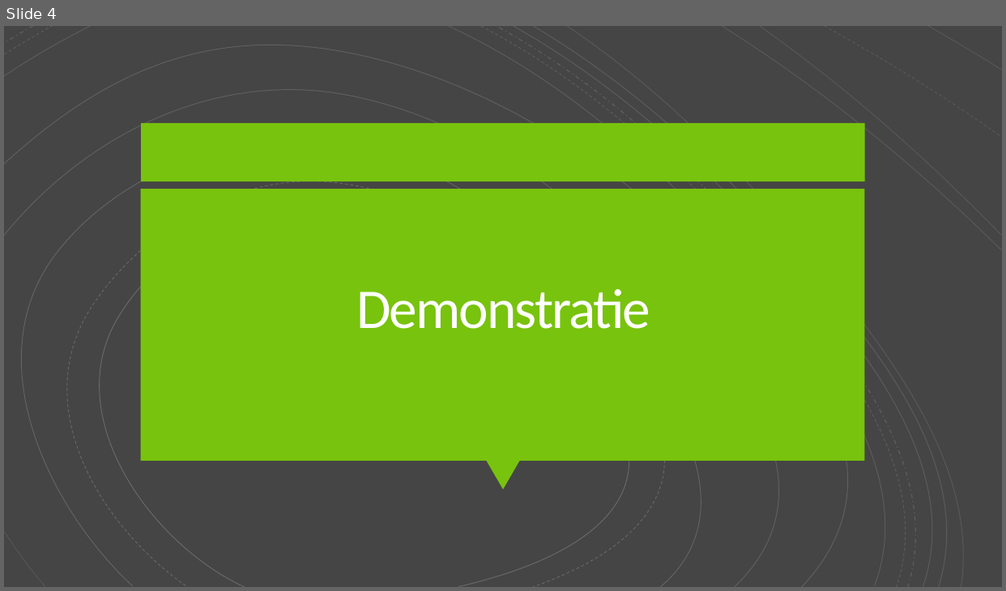
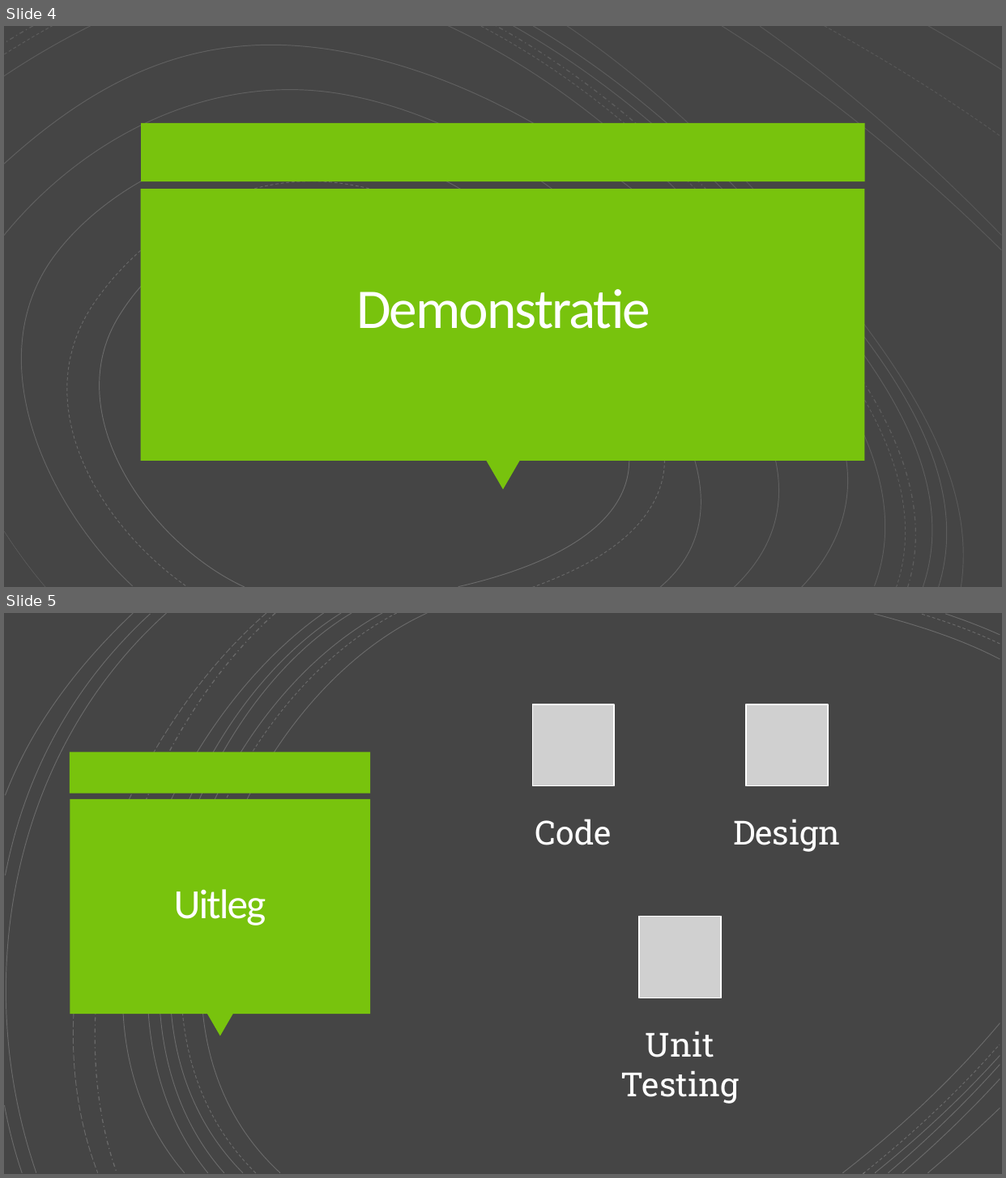
Before and after one commit to JarneEveraerts/ProjectWerk, a slide deck: Documentatie/Groepsproject AllPhi.pptx. Shown one above the other, each under a label of ours: slide 4 before the commit, slides 4 and 5 after it. The pictures are 1006x591 and 1006x1178 pixels, drawn with LibreOffice and Linux fonts; fonts in the diff are those of the drawing; grey boxes stand for pictures. Boxes give left, top, right and bottom in pixels: in the first picture for what was removed or moved away, otherwise in the second. Text is boxed around its words. In the diff, an @@ line names an element or a change of style, - is before the commit and + after.

```diff
--- a/Documentatie/Groepsproject AllPhi.pptx
+++ b/Documentatie/Groepsproject AllPhi.pptx
@@ slide 5 added at bbox=[4, 613, 1002, 1174], background #454545; not listed: 18 template elements that a slide beside it also shows @@
@@ rectangle added at bbox=[4, 613, 1002, 1173], fill #454545 @@
@@ group added at bbox=[4, 613, 1000, 1174]: 21 freeform shapes @@
@@ rectangle added at bbox=[70, 752, 371, 794], fill #78C30D @@
@@ rectangle added at bbox=[70, 799, 370, 1014], fill #78C30D @@
@@ title added at bbox=[174, 889, 266, 926], 40 pt, text #FFFEFF @@
+Uitleg
@@ triangle added at bbox=[206, 1014, 233, 1037], fill #78C30D @@
@@ freeform shape added at bbox=[843, 1023, 1000, 1173], outline #FFFFFF 0.75 pt @@
@@ group added at bbox=[533, 705, 840, 1104]: 3 pictures, 3 texts @@
+Code
+Design
+Unit Testing
@@ freeform shape added at bbox=[876, 1055, 1000, 1173], outline #FFFFFF 0.75 pt @@
@@ freeform shape added at bbox=[889, 1064, 999, 1173], outline #FFFFFF 0.75 pt @@
```
Also in this commit, not shown: 4 slides changed, 7 slides removed.
